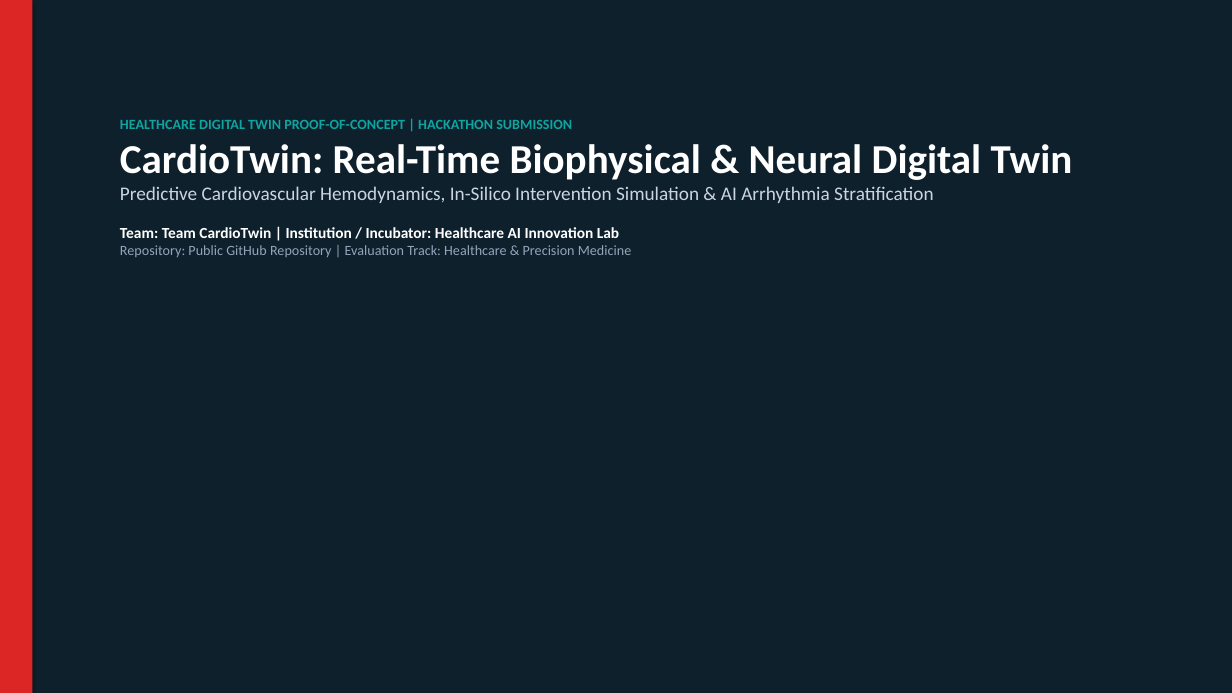
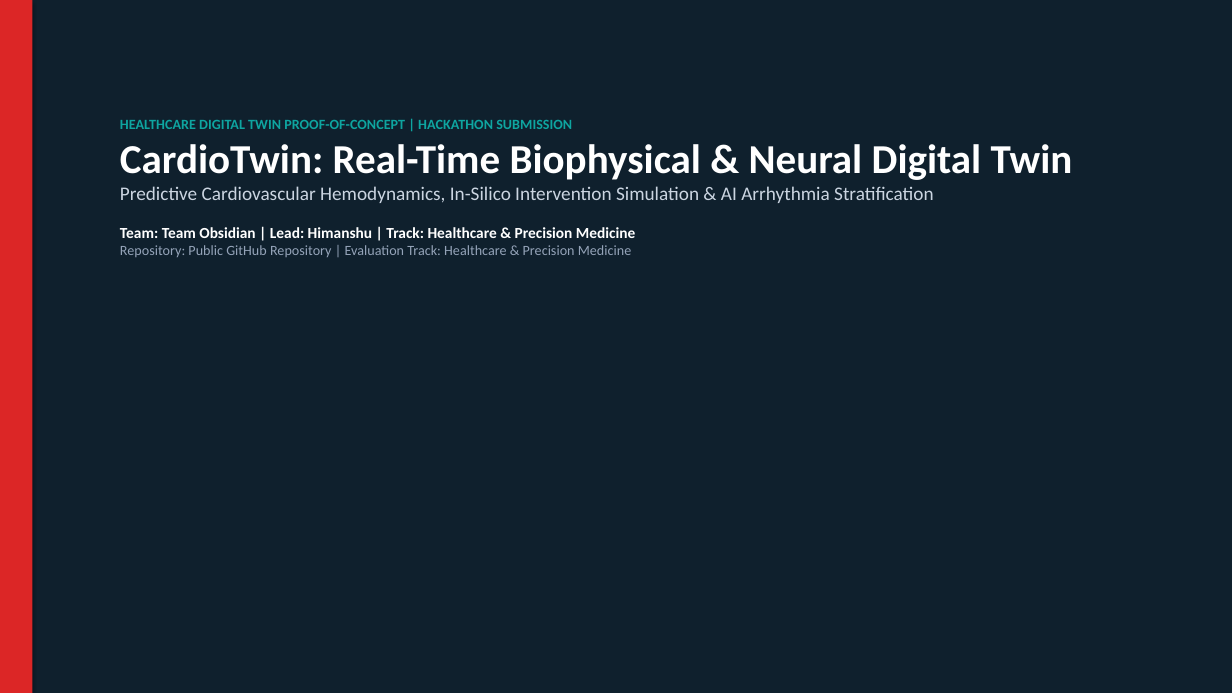
Before and after one commit to himanshumittal1439/cardiotwin-ai, a slide deck: slide 1 of assets/CardioTwin_Submission_Deck.pptx. Drawn at 1232x693 pixels with LibreOffice and Linux fonts; fonts in the diff are those of the drawing. Boxes give left, top, right and bottom in pixels: in the first picture for what was removed or moved away, otherwise in the second. Text is boxed around its words. In the diff, an @@ line names an element or a change of style, - is before the commit and + after.

Commit message:
Update team details: Himanshu (Lead), Team Obsidian

```diff
--- a/assets/CardioTwin_Submission_Deck.pptx
+++ b/assets/CardioTwin_Submission_Deck.pptx
@@ text at (x1=120, y1=227, x2=635, y2=238): text changed @@
-Team: Team CardioTwin | Institution / Incubator: Healthcare AI Innovation Lab
+Team: Team Obsidian | Lead: Himanshu | Track: Healthcare & Precision Medicine
```
Also in this commit, not shown: 1 other slide changed, 2 other files.
